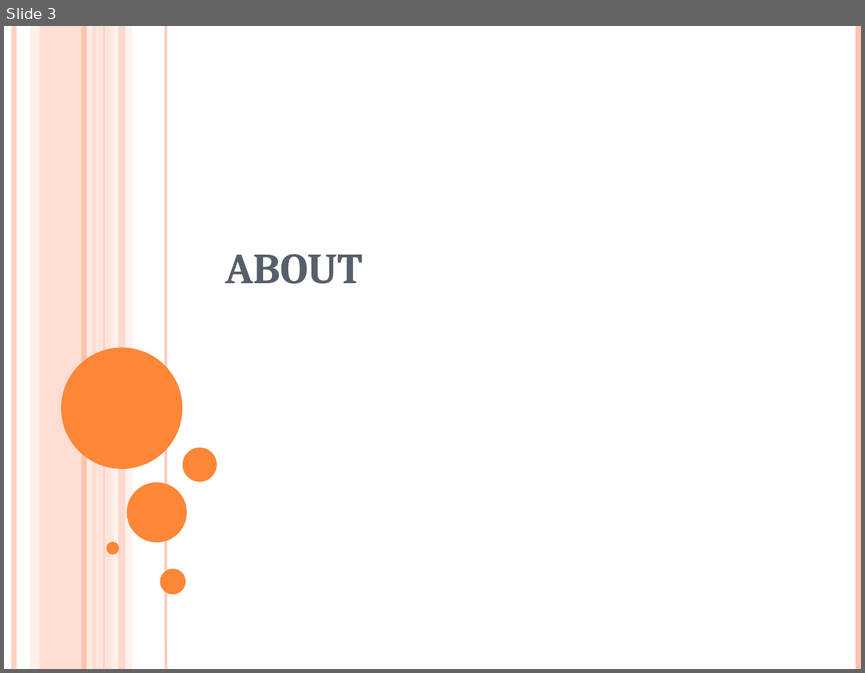
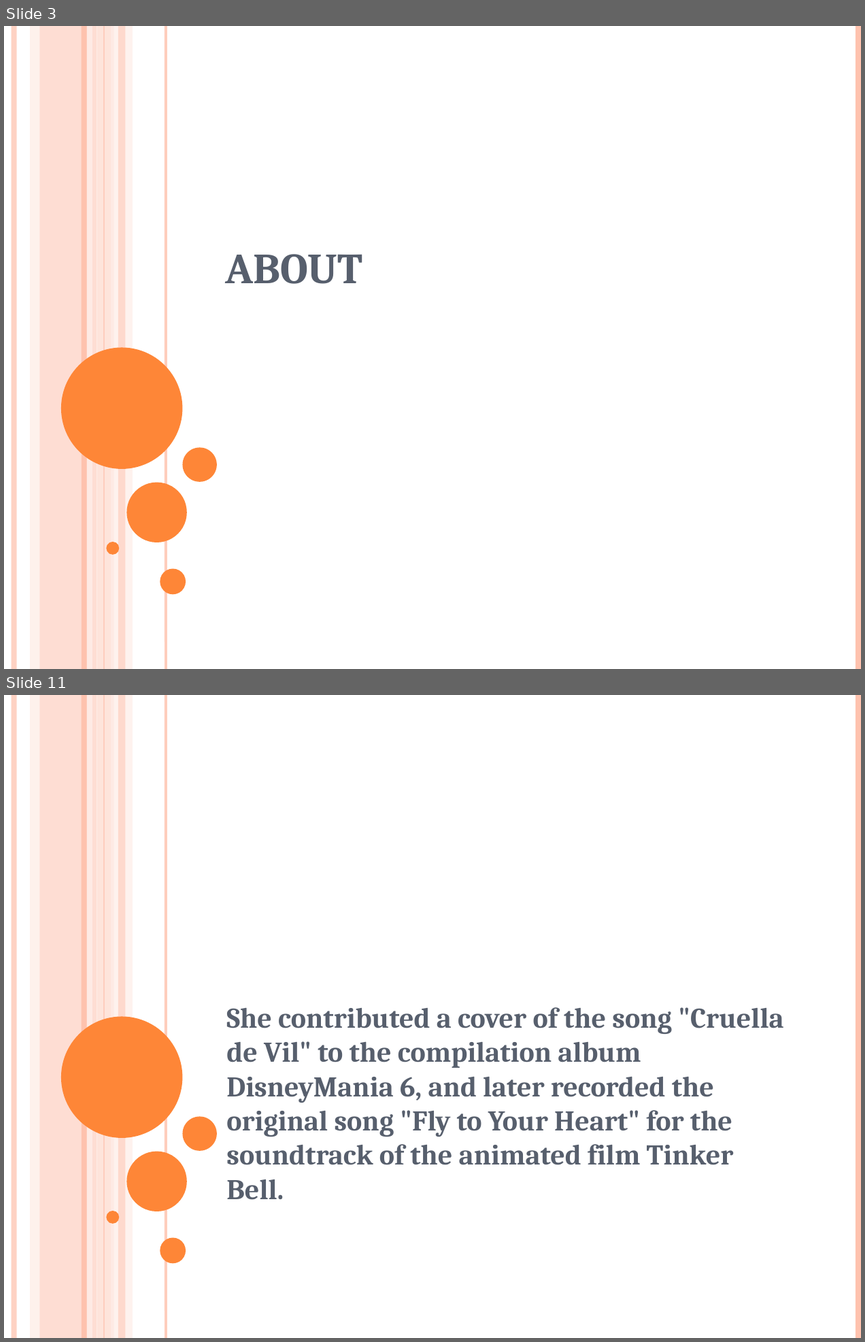
Before and after one commit to surabhi5/instant-ppt, a slide deck: output.pptx. Shown one above the other, each under a label of ours: slide 3 before the commit, slides 3 and 11 after it; the slides between them are not shown. The pictures are 865x673 and 865x1342 pixels, drawn with LibreOffice and Linux fonts; fonts in the diff are those of the drawing. Boxes give left, top, right and bottom in pixels: in the first picture for what was removed or moved away, otherwise in the second. Text is boxed around its words. In the diff, an @@ line names an element or a change of style, - is before the commit and + after.

```diff
--- a/output.pptx
+++ b/output.pptx
@@ slide 11 added at [4, 695, 861, 1338], background #FFFFFF; not listed: 16 template elements that a slide beside it also shows @@
@@ subtitle added at [226, 1007, 783, 1200], 24 pt, text #575F6D, bold @@
+She contributed a cover of the song "Cruella de Vil" to the compilation album DisneyMania 6, and later recorded the original song "Fly to Your Heart" for the soundtrack of the animated film Tinker Bell.
```
Also in this commit, not shown: 2 slides changed, 80 other slides added, 31 slides removed, 6 other files.
